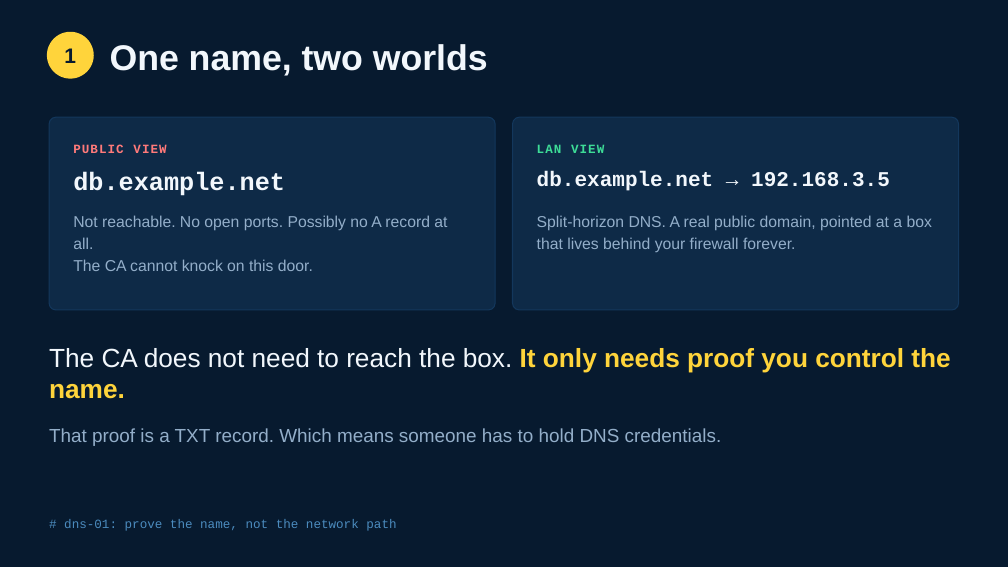
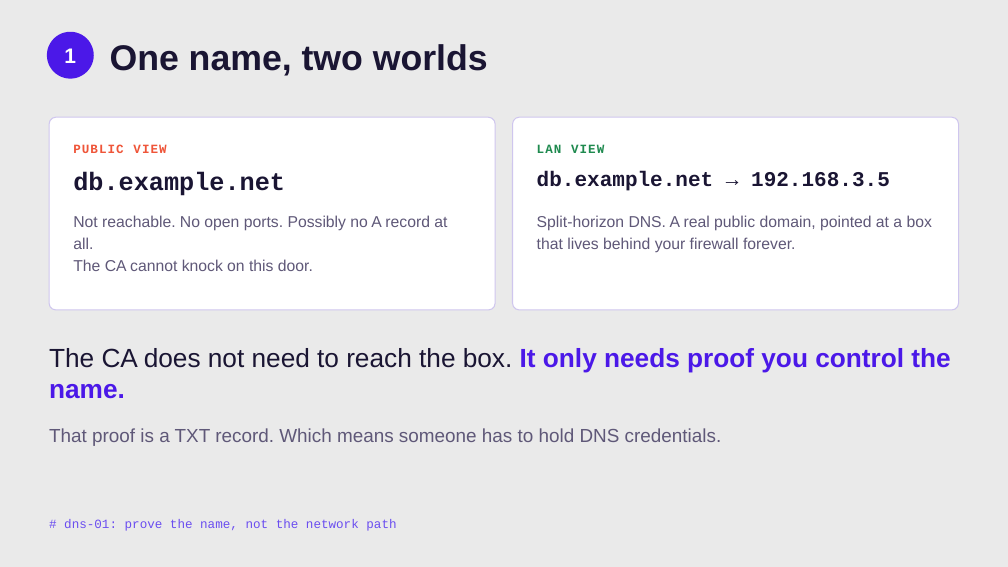
Before and after one commit to smallsam/acme-lan, a slide deck: slide 3 of talks/pycon-au-2026/acme-lan-pycon-au-2026.pptx. Drawn at 1008x567 pixels with LibreOffice and Linux fonts; fonts in the diff are those of the drawing. Boxes give left, top, right and bottom in pixels: in the first picture for what was removed or moved away, otherwise in the second. Text is boxed around its words. In the diff, an @@ line names an element or a change of style, - is before the commit and + after.

```diff
--- a/talks/pycon-au-2026/acme-lan-pycon-au-2026.pptx
+++ b/talks/pycon-au-2026/acme-lan-pycon-au-2026.pptx
@@ background #071A2F to #EAEAEA @@
@@ text "1" at [64,48,76,63]: text colour #071A2F to #FFFFFF @@
@@ ellipse at [47,32,94,79]: fill #FFD43B to #4B18E8 @@
@@ rounded rectangle at [49,117,495,310]: fill #0E2A47 to #FFFFFF; outline #13375C 1 pt to #CFC6EE 1 pt @@
@@ rounded rectangle at [513,117,959,310]: fill #0E2A47 to #FFFFFF; outline #13375C 1 pt to #CFC6EE 1 pt @@
@@ text "PUBLIC VIEW" at [73,144,166,153]: text colour #FF7A7A to #EF5539 @@
@@ text "LAN VIEW" at [537,144,604,153]: text colour #3DDC97 to #1F8A4F @@
@@ text colour #F2F7FC to #1A1533 in 3 elements at [110,44,488,76], [73,172,285,196], [537,171,890,191] @@
@@ text "The CA does not need ..." at [49,348,950,399]: text colour #F2F7FC to #1A1533 in "The CA does not need to reach ..."; text colour #FFD43B to #4B18E8 in "It only needs proof you control the ..." @@
@@ text colour #93AEC9 to #5F5878 in 3 elements at [73,215,447,271], [537,215,932,252], [49,428,722,446] @@
@@ text "# dns-01: prove the name, ..." at [64,519,396,531]: text colour #4B8BBE to #6B4EF0 @@
```
Also in this commit, not shown: 17 other slides changed, 3 slides added, 2 slides removed, 4 other files.
